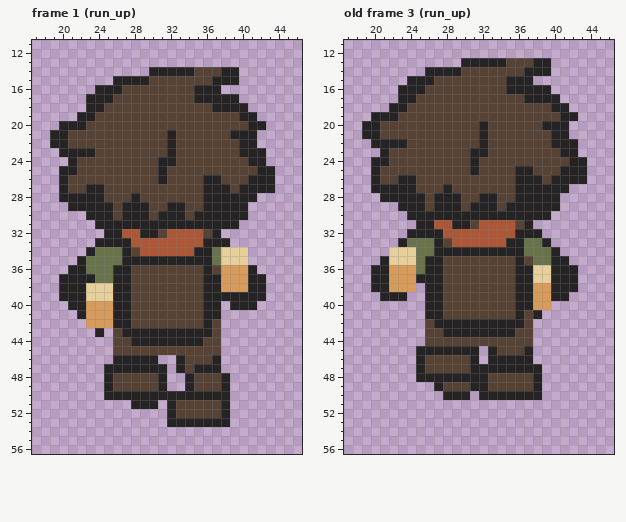
Two versions of one pixel-art file, assets/sprites/wanderer_64/source/run_up_native.aseprite. Above, as it was before the edit.
64x64 pixels, 6 frames. Shown: frame 1 (run_up): x 17..46, y 11..56; old frame 3 (run_up): x 17..46, y 11..56. The commit also changed other frames, which this record leaves out.
The result:
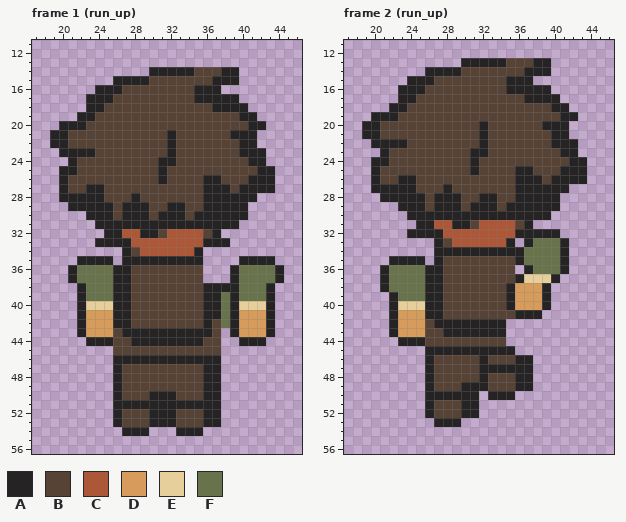
Palette (. is transparent): A #252323  B #574236  C #ad5739  D #d79b5b  E #e6cf9a  F #68734b
A new or re-ordered frame is compared with the old frame closest to it.
From old to new:
layer "Observed trouser and boot silhouettes - " added
layer "Observed sleeve and hand poses - hero pa" added
layer "Wanderer scarf chest and backpack" added
layer "Full native-size forward fist and bent s" added
layer "Left trouser and rigid boot" removed
layer "Right trouser and rigid boot" removed
layer "Opposing sleeve and hand swing" removed
layer "Approved face hair chest and backpack" removed
frames re-ordered
Changed rows in their new state; - is an unchanged pixel.
Frame 1 (run_up):
first column x 20:
34 ---....---------.....----
35 ---AAA.---------....AAAA-
36 --F-------------...AFFFFA
37 .-FF------------...AFFFFA
38 ..-FFF------------AAFFFA-
39 ..-FFF------------F-FFFA-
40 -.-EEE------------F-EEEA-
41 ------------------FADDDA-
42 --A---------------FADDDA-
43 --ADDD-------------ADDDA-
44 ---AAA--------------AAA--
46 -----------AA-AAA--------
47 -----.-BBBBBBB-B---------
48 -----.A----BBBB-AA.------
49 -----.A----BBBB-AA.------
50 -----.-BBB---BBB--.------
51 ------AA---A-AAAAA.------
52 ------ABBBAA----AA.------
53 ------ABBBAA-BBB--.------
54 -------AAA---AAA---------
Frame 2 (run_up) against old frame 3 (run_up):
first column x 20:
32 -------------------AA--
33 ---....---------.A-FFA-
34 --.....-------------FA-
35 -.AAAA.----------F--F--
36 .-FFF-----------.-FFF-.
37 .-FFFF-----------E---..
38 .-FFFF---------ADD-A...
39 -.-FFF---------ADD-A..-
40 --AEEE---------ADD-A---
41 --ADDD-----------A-----
42 --ADDD---------...-----
43 --ADDD---------...-----
44 ---AAA---------...-----
45 -----.------A-AA..-----
46 -----.A----BABBB-------
47 -----.A----B------.----
48 -----.-BBBBB----AA.----
49 ------AB--A-----AA.----
50 ------AA---A.---...----
51 ------ABBBAA-----------
52 ------ABBBAA-----------
53 -------AAA-------------
Where, in picture pixels (left, top, right, bottom), the same in both pictures:
changed: (59, 247, 284, 436)
changed: (371, 229, 578, 427)
